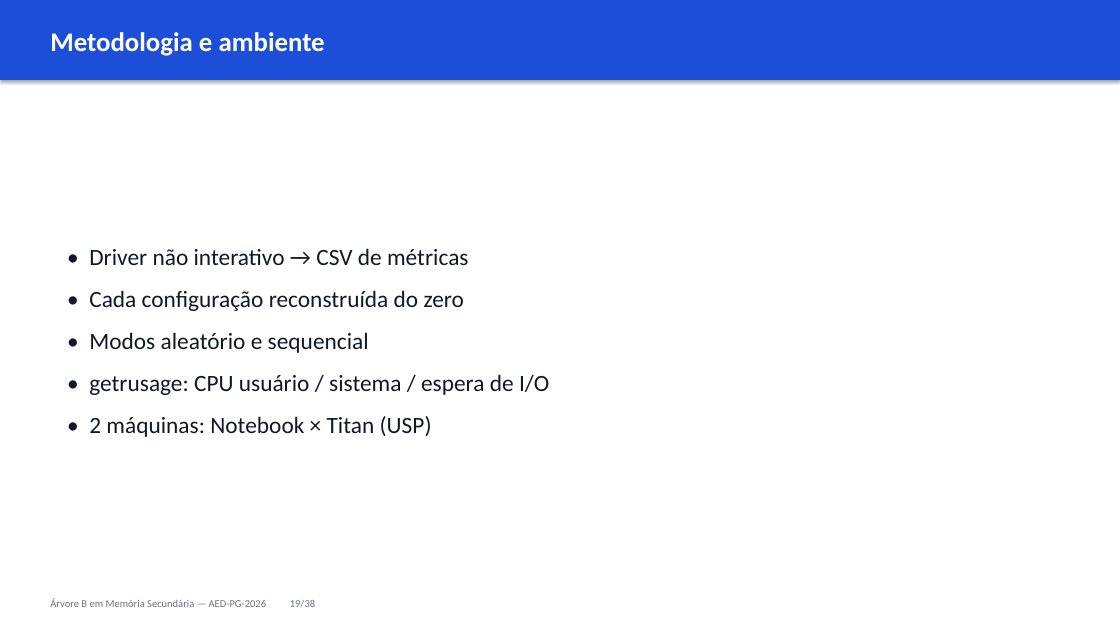
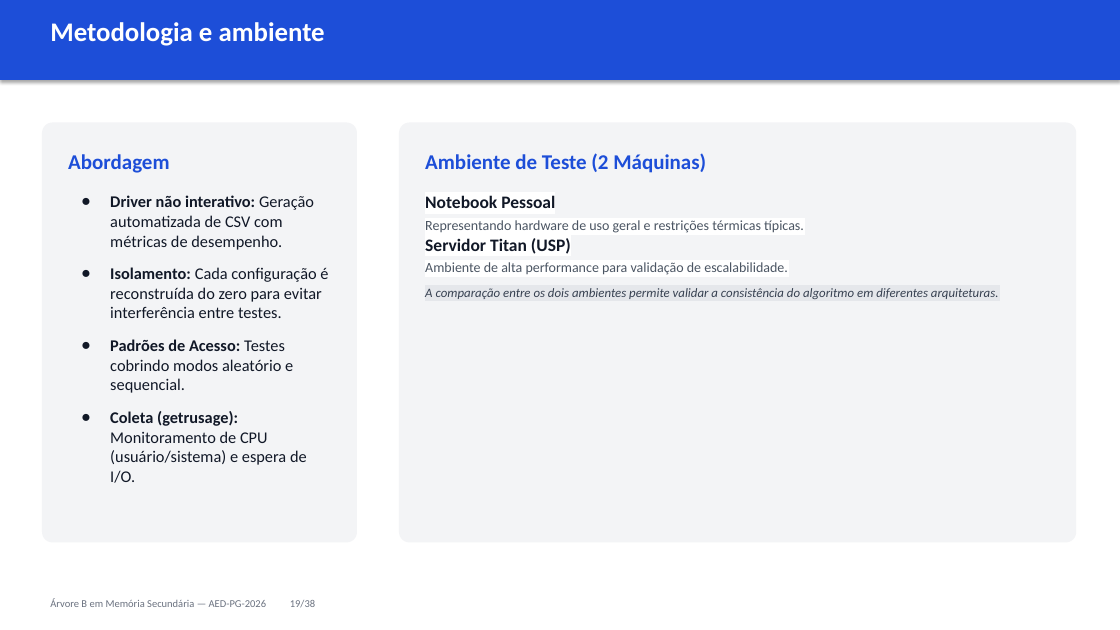
Before and after one commit to cassiotakarada/btree, a slide deck: slide 19 of apresentacao/APRESENTACAO_2_FINAL.pptx (slide 20 before the commit). Drawn at 1120x630 pixels with LibreOffice and Linux fonts; fonts in the diff are those of the drawing. Boxes give left, top, right and bottom in pixels: in the first picture for what was removed or moved away, otherwise in the second. Text is boxed around its words. In the diff, an @@ line names an element or a change of style, - is before the commit and + after.

```diff
--- a/apresentacao/APRESENTACAO_2_FINAL.pptx
+++ b/apresentacao/APRESENTACAO_2_FINAL.pptx
@@ text "Metodologia e ambiente": place and size @@
-text "Metodologia e ambiente" at [50,32,325,56]
+text "Metodologia e ambiente" at [50,22,325,46]
@@ rounded rectangle added at [42,123,357,543], fill #F3F4F6 @@
@@ text "Abordagem" at [68,154,328,483]: vertical alignment middle to top @@
@@ rounded rectangle added at [399,123,1076,543], fill #F3F4F6 @@
@@ text at [68,154,328,483]: text changed; size 20 to 14 pt @@
-• Driver não interativo → CSV de métricas
-• Cada configuração reconstruída do zero
-• Modos aleatório e sequencial
-• getrusage: CPU usuário / sistema / espera de I/O
-• 2 máquinas: Notebook × Titan (USP)
+Abordagem
+● Driver não interativo: Geração automatizada de CSV com métricas de desempenho.
+● Isolamento: Cada configuração é reconstruída do zero para evitar interferência entre testes.
+● Padrões de Acesso: Testes cobrindo modos aleatório e sequencial.
+● Coleta (getrusage): Monitoramento de CPU (usuário/sistema) e espera de I/O.
@@ text added at [425,153,999,299], 12 pt, text #4B5563 @@
+Ambiente de Teste (2 Máquinas)
+Notebook Pessoal
+Representando hardware de uso geral e restrições térmicas típicas.
+Servidor Titan (USP)
+Ambiente de alta performance para validação de escalabilidade.
+A comparação entre os dois ambientes permite validar a consistência do algoritmo em diferentes arquiteturas.
```
Also in this commit, not shown: 21 other slides changed, 3 slides removed, 8 other files.
